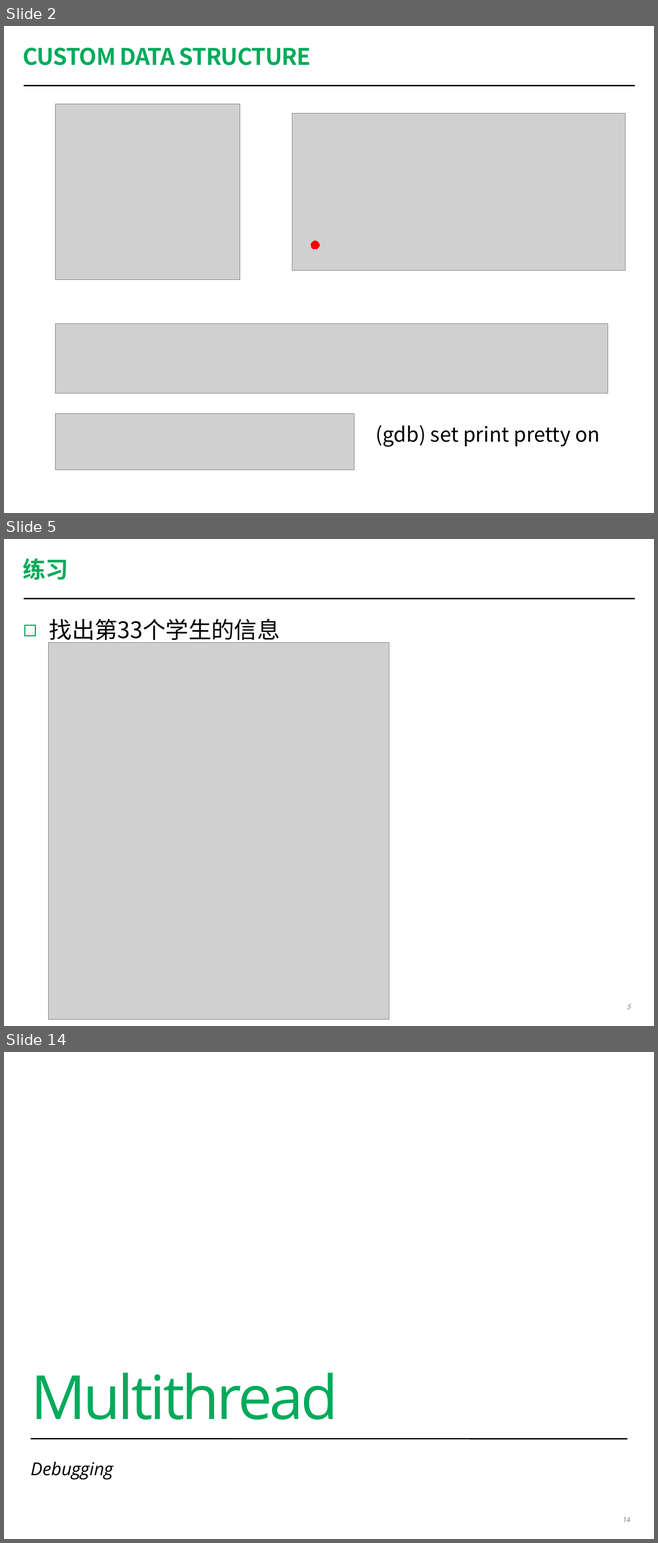
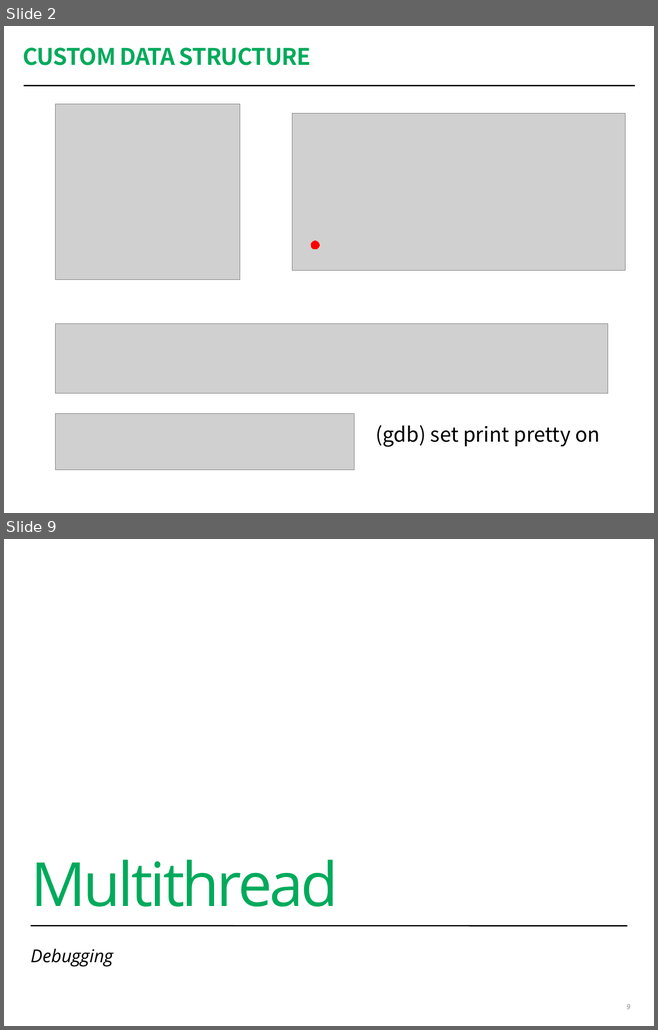
Before and after one commit to coney/c-training, a slide deck: Debug/session2/Debugging Workshop 2.pptx. Shown one above the other, each under a label of ours: slides 2, 5 and 14 before the commit, slides 2 and 9 after it; the slides between them are not shown. The pictures are 658x1543 and 658x1030 pixels, drawn with LibreOffice and Linux fonts; fonts in the diff are those of the drawing; grey boxes stand for pictures; background and template pictures are left out. Boxes give left, top, right and bottom in pixels: in the first picture for what was removed or moved away, otherwise in the second. Text is boxed around its words. In the diff, an @@ line names an element or a change of style, - is before the commit and + after.

```diff
--- a/Debug/session2/Debugging Workshop 2.pptx
+++ b/Debug/session2/Debugging Workshop 2.pptx
@@ slide 5 removed at (4, 539, 654, 1026), background #FFFFFF; not listed: 1 template element that a slide beside it also shows @@
@@ title removed at (23, 558, 68, 580) @@
-练习
@@ text removed at (49, 618, 280, 645) @@
-◻ 找出第33个学生的信息
@@ picture removed at (48, 642, 389, 1020) @@
@@ page number removed at (626, 1004, 630, 1009) @@
-5
@@ what was slide 14 is now slide 9 @@
@@ page number at (626, 1004, 630, 1009): text changed @@
-14
+9
```
Also in this commit, not shown: 3 slides changed, 4 slides added, 8 other slides removed.
